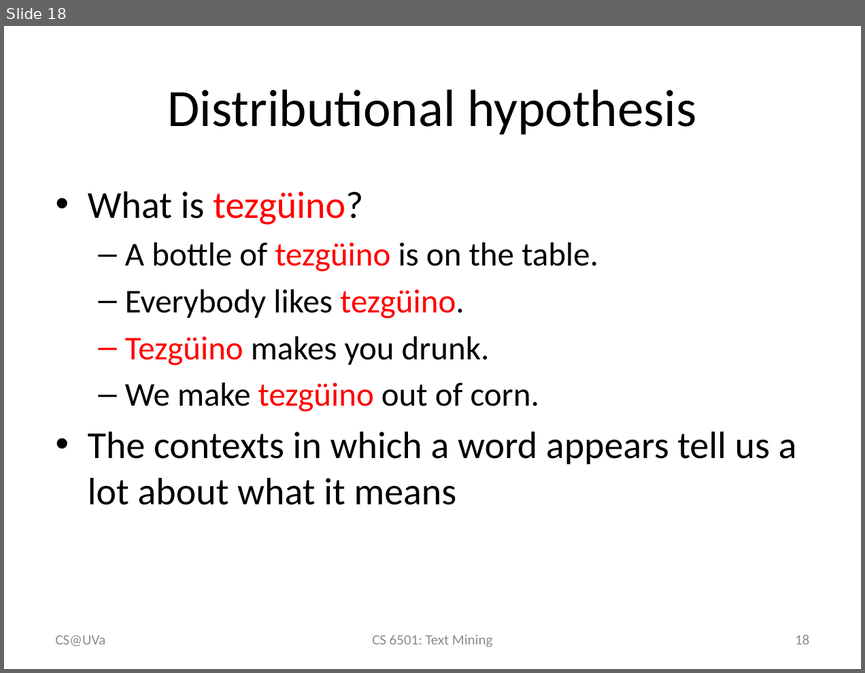
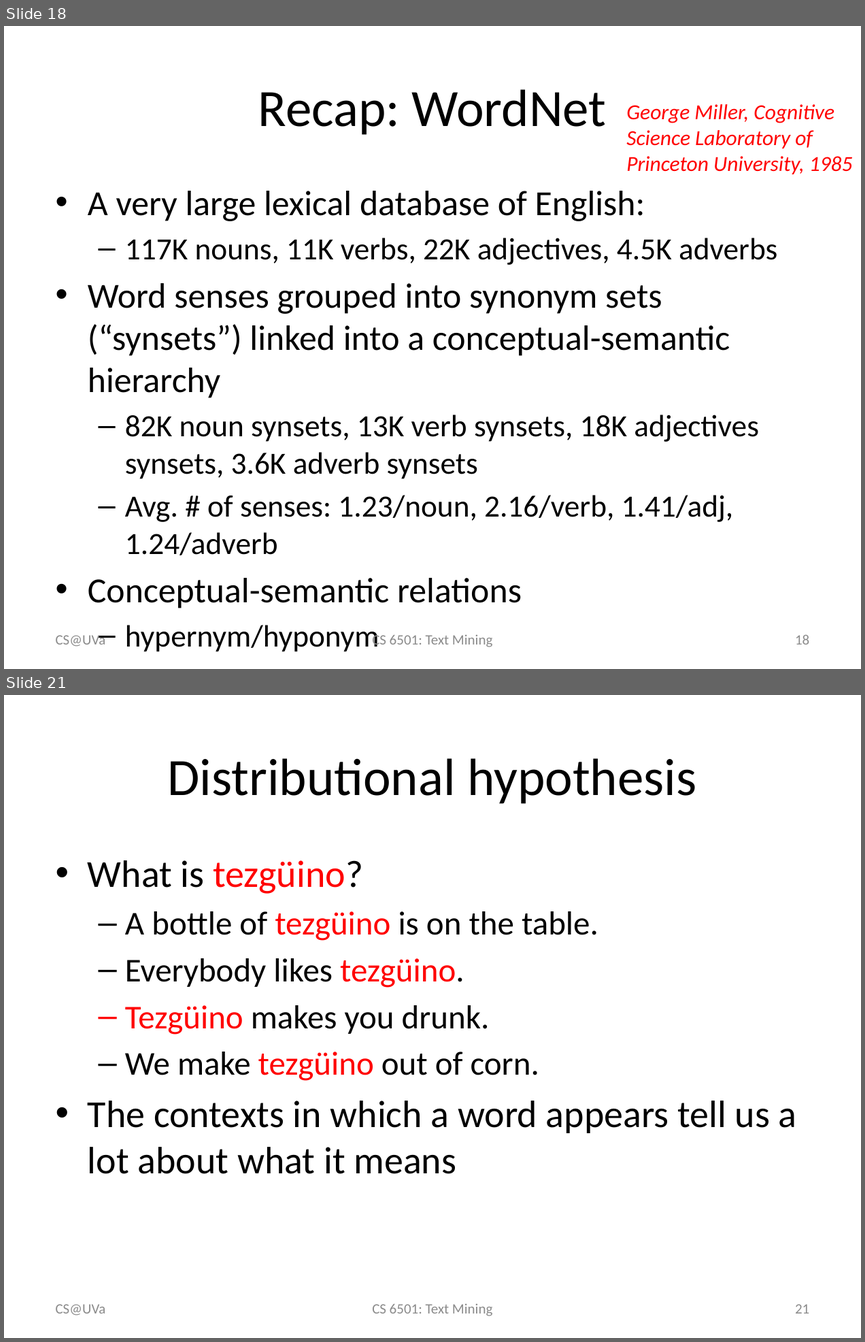
Before and after one commit to wang296/CS6501-Text-Mining, a slide deck: docs/LexicalSemanticsWordSenses.pptx. Shown one above the other, each under a label of ours: slide 18 before the commit, slides 18 and 21 after it; the slides between them are not shown. The pictures are 865x673 and 865x1342 pixels, drawn with LibreOffice and Linux fonts; fonts in the diff are those of the drawing. Boxes give left, top, right and bottom in pixels: in the first picture for what was removed or moved away, otherwise in the second. Text is boxed around its words. In the diff, an @@ line names an element or a change of style, - is before the commit and + after.

```diff
--- a/docs/LexicalSemanticsWordSenses.pptx
+++ b/docs/LexicalSemanticsWordSenses.pptx
@@ slide 18 added at (4,26,861,669), background #FFFFFF @@
@@ title added at (258,89,606,135), 44 pt, text #000000 @@
+Recap: WordNet
@@ text added at (626,104,853,174), 18 pt, text #FF0000, italic @@
+George Miller, Cognitive Science Laboratory of Princeton University, 1985
@@ text added at (88,191,777,608), 25.9 pt, text #000000 @@
+• A very large lexical database of English:
+  – 117K nouns, 11K verbs, 22K adjectives, 4.5K adverbs
+• Word senses grouped into synonym sets (“synsets”) linked into a conceptual-semantic hierarchy
+  – 82K noun synsets, 13K verb synsets, 18K adjectives synsets, 3.6K adverb synsets
+  – Avg. # of senses: 1.23/noun, 2.16/verb, 1.41/adj, 1.24/adverb
+• Conceptual-semantic relations
+  – hypernym/hyponym
@@ text added at (56,635,106,646), 12 pt, text #8C8C8C @@
+CS@UVa
@@ text added at (372,632,492,647), 12 pt, text #8C8C8C @@
+CS 6501: Text Mining
@@ page number added at (795,635,809,644), 12 pt, text #8C8C8C @@
+18
@@ what was slide 18 is now slide 21 @@
@@ page number at (795,1304,809,1313): text changed @@
-18
+21
```
Also in this commit, not shown: 2 other slides added, 4 other files.
